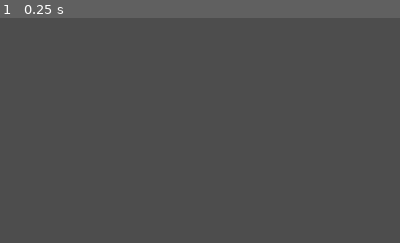
Above: before the commit, frame 1.
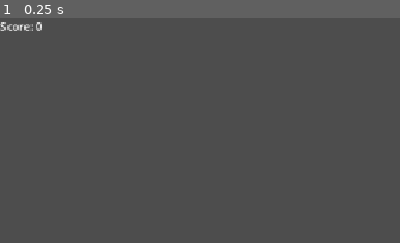
Above: after the commit, the same moment.

Repository: KoaiLamg/catching-game
Game: Godot game, scene res://Màn hình chơi game.tscn
The game is run twice, just before and just after one commit, with the same random seed, the same clock (stepped at 60 frames per second) and the same inputs. The engine's default icon, where the game draws it, is replaced by a stand-in: a white triangle on a blue panel in a dark square.
Inputs:
- Up to frame 1 (0.25 s): no input
The pictures show only the part of the screen within x 0-50%, y 0-50%; the shares and areas given below are measured in that part.

The runs differ from the first frame. In frame 1, 0.2% of the frame differs, in the area x 0-11%, y 1-6%.

Commit message:
xử lí label
Khi nho chạm vào mồm sẽ + label

Diff:
--- /dev/null
+++ b/Khuvucday.tscn
@@ -0,0 +1,3 @@
+[gd_scene format=3 uid="uid://bjjaxmuxt8o0s"]
+
+[node name="Node2D" type="Node2D" unique_id=1911030782]
--- a/Màn hình chơi game.tscn
+++ b/Màn hình chơi game.tscn
@@ -3,6 +3,7 @@
 [ext_resource type="Script" uid="uid://t5h8wirnfem8" path="res://Quan_ly_diem.gd" id="1_w7xkx"]
 [ext_resource type="PackedScene" uid="uid://delr4nf88f4u0" path="res://Mồm.tscn" id="2_3qfuk"]
 [ext_resource type="PackedScene" uid="uid://bmedtgpodo6x4" path="res://Bộ rơi ngẫu nhiên.tscn" id="2_w7xkx"]
+[ext_resource type="Script" uid="uid://c04fd1ve14b6r" path="res://canvas_layer.gd" id="4_m4s0i"]
 
 [node name="Sceen" type="Node2D" unique_id=1243487346]
 script = ExtResource("1_w7xkx")
@@ -15,3 +16,10 @@
 
 [node name="Camera2D" type="Camera2D" parent="." unique_id=386399931]
 zoom = Vector2(0.5, 0.5)
+
+[node name="CanvasLayer" type="CanvasLayer" parent="." unique_id=1404765216]
+script = ExtResource("4_m4s0i")
+
+[node name="ScoreLabel" type="Label" parent="CanvasLayer" unique_id=338252742]
+offset_right = 40.0
+offset_bottom = 23.0
--- a/Quan_ly_diem.gd
+++ b/Quan_ly_diem.gd
@@ -1,10 +1,9 @@
 extends Node
+
+signal score_changed(new_score)
 
 var score := 0
 
 func add_score():
 	score += 1
-	print("Score:", score)
-
-func reset_score():
-	score = 0
+	score_changed.emit(score)
--- /dev/null
+++ b/canvas_layer.gd
@@ -0,0 +1,10 @@
+extends CanvasLayer
+
+@onready var score_label = $ScoreLabel
+
+func _ready():
+	score_label.text = "Score: 0"
+	QuanLyDiem.score_changed.connect(_on_score_changed)
+
+func _on_score_changed(new_score):
+	score_label.text = "Score: " + str(new_score)
Not shown, added: canvas_layer.gd.uid
